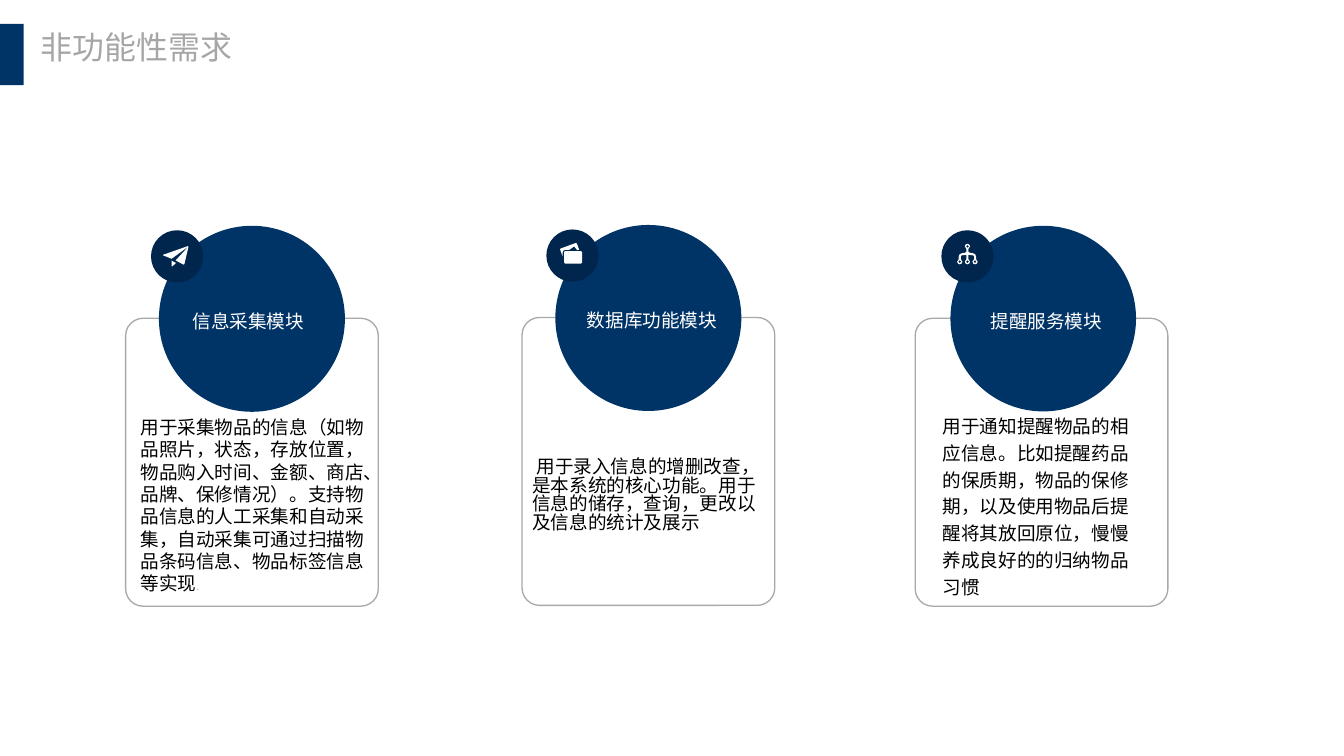
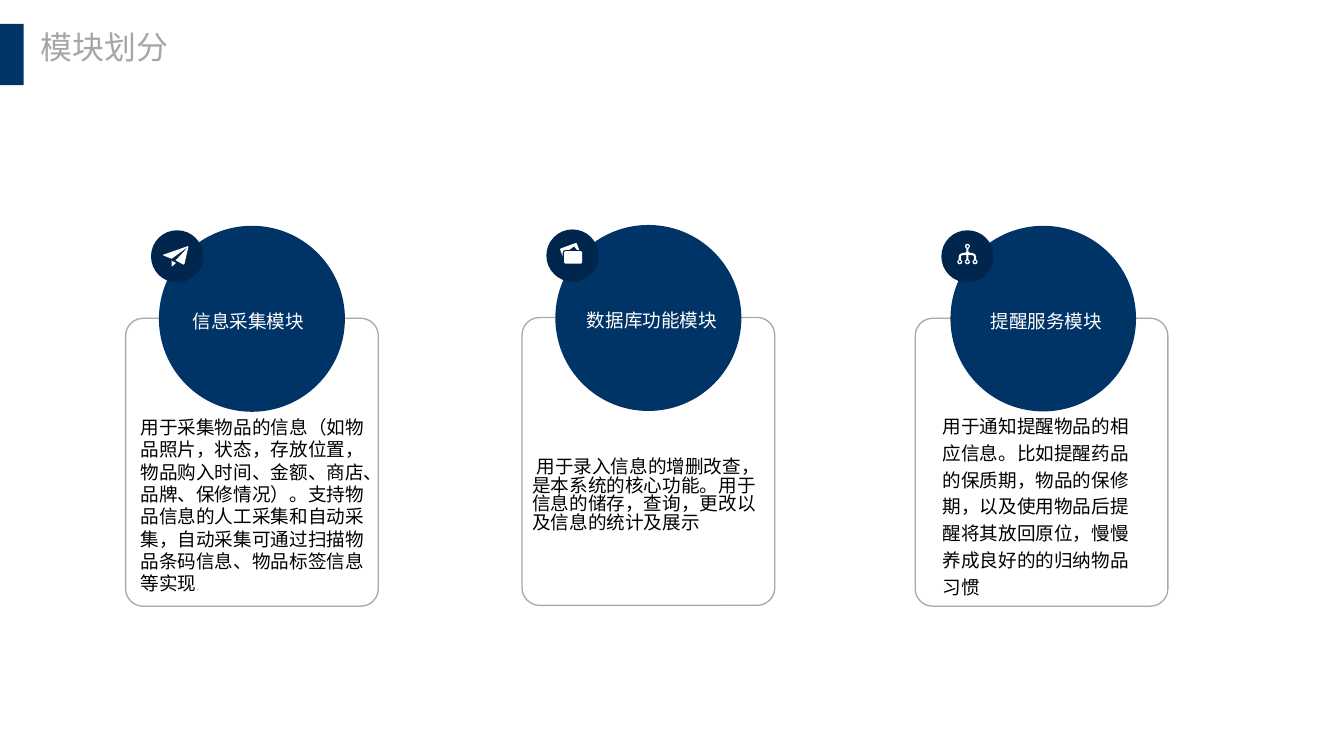
Before and after one commit to winter-jin/Household-Goods-Management-System, a slide deck: slide 8 of 汇报材料/8-31/8-31.pptx (slide 7 before the commit). Drawn at 1344x756 pixels with LibreOffice and Linux fonts; fonts in the diff are those of the drawing. Boxes give left, top, right and bottom in pixels: in the first picture for what was removed or moved away, otherwise in the second. Text is boxed around its words. In the diff, an @@ line names an element or a change of style, - is before the commit and + after.

```diff
--- a/汇报材料/8-31/8-31.pptx
+++ b/汇报材料/8-31/8-31.pptx
@@ text at (41, 32, 168, 62): text changed @@
-非功能性需求
+模块划分
```
Also in this commit, not shown: 1 slide added, 3 other files.
